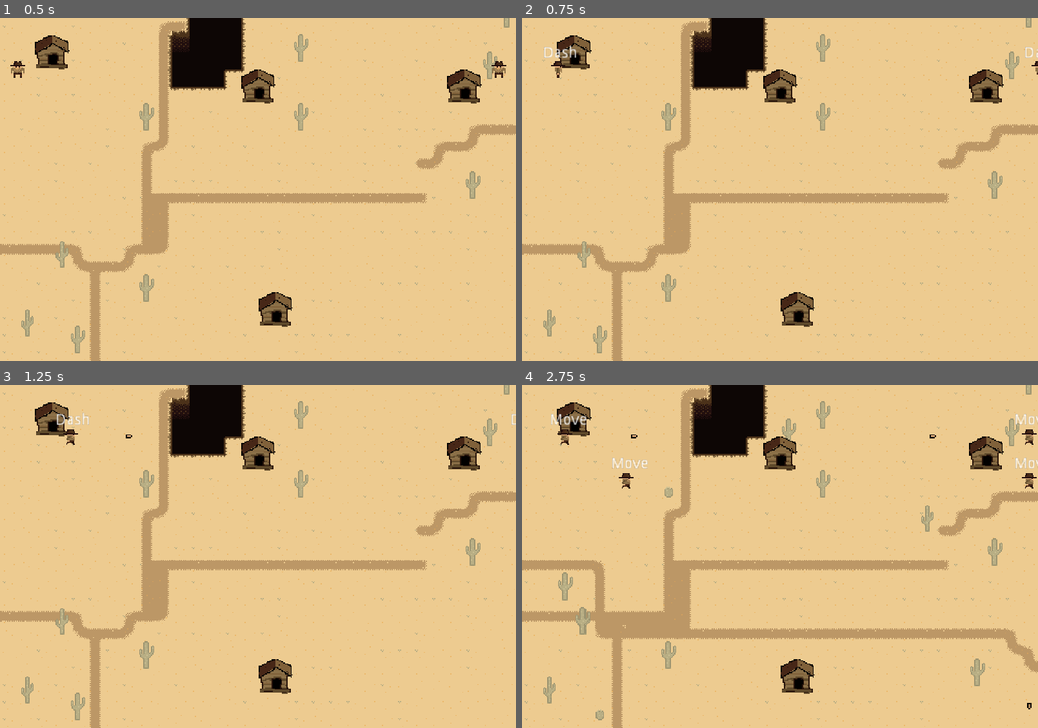
Above: before the commit, frames 1-4 (two rows, left to right).
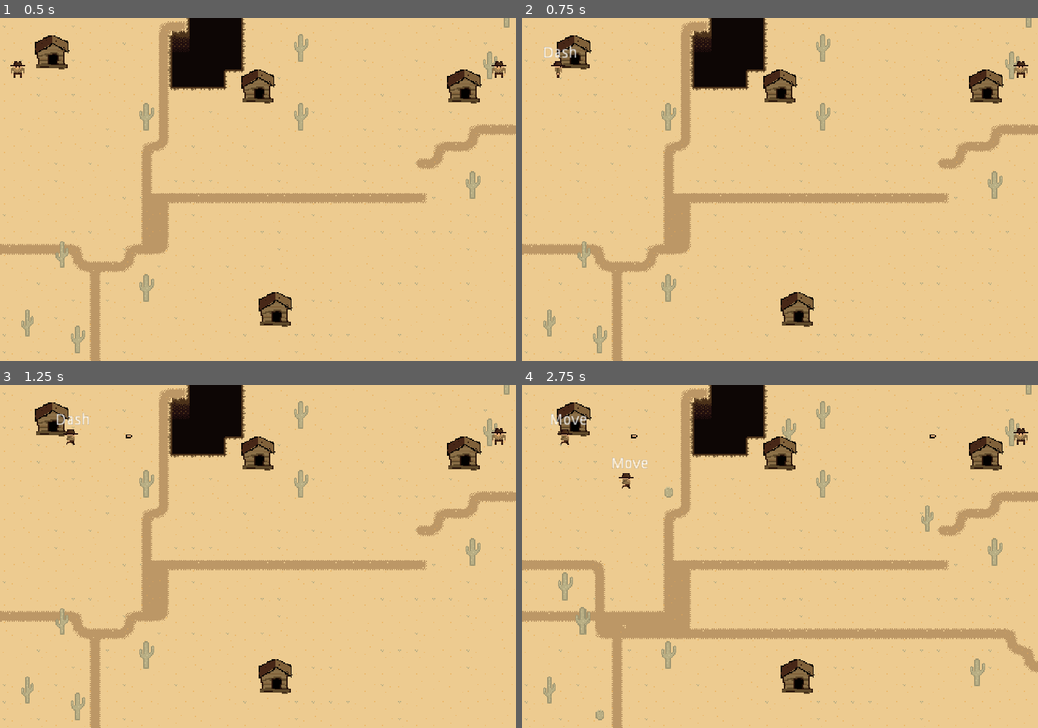
Above: after the commit, the same moments.

Repository: mikahimself/gun-fighters
Game: Godot game, scene res://scenes/World.tscn
The game is run twice, just before and just after one commit, with the same random seed, the same clock (stepped at 60 frames per second) and the same inputs.
Inputs:
- Up to frame 1 (0.5 s): no input
- Up to frame 2 (0.75 s): tap Enter at 0.5 s; hold Right (move_right, bound only before the commit) from 0.53 s (still down); hold M (move_dash, bound only before the commit) from 0.53 s (still down)
- Up to frame 3 (1.25 s): keep holding Right (move_right, bound only before the commit); keep holding M (move_dash, bound only before the commit); tap Space (shoot, bound only before the commit) at 0.8 s
- Up to frame 4 (2.75 s): release Right (move_right, bound only before the commit) at 1.28 s; release M (move_dash, bound only before the commit) at 1.28 s; hold Down (move_down, bound only before the commit) 1.28-2.03 s; tap Space (shoot, bound only before the commit) at 1.35, 2.3 s; tap M (move_dash, bound only before the commit) at 1.55 s; hold Right (move_right, bound only before the commit) from 2.03 s (still down); hold R (draw_roads) from 2.03 s (still down)

Frame 1 is identical in both runs. In frame 2, 0.1% of the frame differs, in the area x 95-100%, y 8-18%; in frame 3, 0.1%; in frame 4, 0.4%, in the area x 95-100%, y 8-95%.

Commit message:
Separate player controls in two player mode

Diff:
--- a/project.godot
+++ b/project.godot
@@ -43,32 +43,32 @@
 
 [input]
 
-move_right={
+move_right_1={
 "deadzone": 0.5,
 "events": [ Object(InputEventKey,"resource_local_to_scene":false,"resource_name":"","device":0,"alt":false,"shift":false,"control":false,"meta":false,"command":false,"pressed":false,"scancode":16777233,"unicode":0,"echo":false,"script":null)
  ]
 }
-move_left={
+move_left_1={
 "deadzone": 0.5,
 "events": [ Object(InputEventKey,"resource_local_to_scene":false,"resource_name":"","device":0,"alt":false,"shift":false,"control":false,"meta":false,"command":false,"pressed":false,"scancode":16777231,"unicode":0,"echo":false,"script":null)
  ]
 }
-move_up={
+move_up_1={
 "deadzone": 0.5,
 "events": [ Object(InputEventKey,"resource_local_to_scene":false,"resource_name":"","device":0,"alt":false,"shift":false,"control":false,"meta":false,"command":false,"pressed":false,"scancode":16777232,"unicode":0,"echo":false,"script":null)
  ]
 }
-move_down={
+move_down_1={
 "deadzone": 0.5,
 "events": [ Object(InputEventKey,"resource_local_to_scene":false,"resource_name":"","device":0,"alt":false,"shift":false,"control":false,"meta":false,"command":false,"pressed":false,"scancode":16777234,"unicode":0,"echo":false,"script":null)
  ]
 }
 simulate_damage={
 "deadzone": 0.5,
-"events": [ Object(InputEventKey,"resource_local_to_scene":false,"resource_name":"","device":0,"alt":false,"shift":false,"control":false,"meta":false,"command":false,"pressed":false,"scancode":49,"unicode":0,"echo":false,"script":null)
+"events": [ Object(InputEventKey,"resource_local_to_scene":false,"resource_name":"","device":0,"alt":false,"shift":false,"control":false,"meta":false,"command":false,"pressed":false,"scancode":89,"unicode":0,"echo":false,"script":null)
  ]
 }
-move_dash={
+move_dash_1={
 "deadzone": 0.5,
 "events": [ Object(InputEventKey,"resource_local_to_scene":false,"resource_name":"","device":0,"alt":false,"shift":false,"control":false,"meta":false,"command":false,"pressed":false,"scancode":77,"unicode":0,"echo":false,"script":null)
  ]
@@ -83,9 +83,39 @@
 "events": [ Object(InputEventKey,"resource_local_to_scene":false,"resource_name":"","device":0,"alt":false,"shift":false,"control":false,"meta":false,"command":false,"pressed":false,"scancode":84,"unicode":0,"echo":false,"script":null)
  ]
 }
-shoot={
+shoot_1={
 "deadzone": 0.5,
 "events": [ Object(InputEventKey,"resource_local_to_scene":false,"resource_name":"","device":0,"alt":false,"shift":false,"control":false,"meta":false,"command":false,"pressed":false,"scancode":32,"unicode":0,"echo":false,"script":null)
+ ]
+}
+move_right_2={
+"deadzone": 0.5,
+"events": [ Object(InputEventKey,"resource_local_to_scene":false,"resource_name":"","device":0,"alt":false,"shift":false,"control":false,"meta":false,"command":false,"pressed":false,"scancode":68,"unicode":0,"echo":false,"script":null)
+ ]
+}
+move_left_2={
+"deadzone": 0.5,
+"events": [ Object(InputEventKey,"resource_local_to_scene":false,"resource_name":"","device":0,"alt":false,"shift":false,"control":false,"meta":false,"command":false,"pressed":false,"scancode":65,"unicode":0,"echo":false,"script":null)
+ ]
+}
+move_up_2={
+"deadzone": 0.5,
+"events": [ Object(InputEventKey,"resource_local_to_scene":false,"resource_name":"","device":0,"alt":false,"shift":false,"control":false,"meta":false,"command":false,"pressed":false,"scancode":87,"unicode":0,"echo":false,"script":null)
+ ]
+}
+move_down_2={
+"deadzone": 0.5,
+"events": [ Object(InputEventKey,"resource_local_to_scene":false,"resource_name":"","device":0,"alt":false,"shift":false,"control":false,"meta":false,"command":false,"pressed":false,"scancode":83,"unicode":0,"echo":false,"script":null)
+ ]
+}
+move_dash_2={
+"deadzone": 0.5,
+"events": [ Object(InputEventKey,"resource_local_to_scene":false,"resource_name":"","device":0,"alt":false,"shift":false,"control":false,"meta":false,"command":false,"pressed":false,"scancode":92,"unicode":0,"echo":false,"script":null)
+ ]
+}
+shoot_2={
+"deadzone": 0.5,
+"events": [ Object(InputEventKey,"resource_local_to_scene":false,"resource_name":"","device":0,"alt":false,"shift":false,"control":false,"meta":false,"command":false,"pressed":false,"scancode":49,"unicode":0,"echo":false,"script":null)
  ]
 }
 
--- a/scripts/BulletSpawner.gd
+++ b/scripts/BulletSpawner.gd
@@ -4,7 +4,7 @@
 onready var world = get_node("/root/World")
 
 func _input(event):
-	if event.is_action_pressed("shoot"):
+	if event.is_action_pressed("shoot_%s" %owner.playerID):
 		fire(owner.facing)
 
 func fire(direction):
--- a/scripts/Motion.gd
+++ b/scripts/Motion.gd
@@ -6,6 +6,6 @@
 
 func get_input_direction():
 	var input_direction = Vector2()
-	input_direction.x = int(Input.is_action_pressed("move_right")) - int(Input.is_action_pressed("move_left"))
-	input_direction.y = int(Input.is_action_pressed("move_down")) - int(Input.is_action_pressed("move_up"))
+	input_direction.x = int(Input.is_action_pressed("move_right_%s" % owner.playerID)) - int(Input.is_action_pressed("move_left_%s" % owner.playerID))
+	input_direction.y = int(Input.is_action_pressed("move_down_%s" % owner.playerID)) - int(Input.is_action_pressed("move_up_%s" % owner.playerID))
 	return input_direction
--- a/scripts/Move.gd
+++ b/scripts/Move.gd
@@ -10,7 +10,7 @@
 		state_machine.transition_to("Idle")
 		return
 
-	if Input.is_action_pressed("move_dash") and owner.canDash:
+	if Input.is_action_pressed("move_dash_%s" % owner.playerID) and owner.canDash:
 		state_machine.transition_to("Dash");
 
 	owner.facing = input_direction
--- a/scripts/Player.gd
+++ b/scripts/Player.gd
@@ -4,6 +4,7 @@
 var max_speed = 35
 var dash_speed = 100
 var speed = 0
+var playerID = 0;
 var facing := Vector2(1, 0)
 var previous_direction: Vector2
 var acceleration = 0.5
--- a/scripts/World.gd
+++ b/scripts/World.gd
@@ -203,13 +203,13 @@
 	var end_x = (map_size.x / 2) - 3 if id == 1 else (map_size.x + 3)
 
 	plr = player.instance()
+	plr.playerID = id
 	var foundPosition = false
 
 	for x in range(start_x, end_x):
 		for y in range(4, map_size.y):
 			if sand_map.get_cell(x, y) == 0 and check_surroundings(x, y):
 				if (id == 2):
-					print("starttipos")
 					#var plr_path = nav2d.get_simple_path(Vector2(start_positions[0].x, start_positions[0].y), sand_map.map_to_world(Vector2(x, y)), true)
 					var plr_path = nav2d.get_simple_path(Vector2(start_positions[0].x, start_positions[0].y), sand_map.map_to_world(Vector2(x, y)), false)
 					print("polku: ", plr_path.size())
--- a/tilemap/tileset_sand.tres
+++ b/tilemap/tileset_sand.tres
@@ -198,90 +198,90 @@
 vertices = PoolVector2Array( 8, 8, 0, 8, 0, 0, 8, 0 )
 polygons = [ PoolIntArray( 0, 1, 2, 3 ) ]
 
-[sub_resource type="NavigationPolygon" id=76]
+[sub_resource type="NavigationPolygon" id=50]
 vertices = PoolVector2Array( 16, 16, 1, 16, 1, 0, 16, 0 )
 polygons = [ PoolIntArray( 0, 1, 2, 3 ) ]
 
-[sub_resource type="NavigationPolygon" id=77]
-vertices = PoolVector2Array( 16, 16, 0, 16, 0, 0, 16, 0 )
-polygons = [ PoolIntArray( 0, 1, 2, 3 ) ]
-
-[sub_resource type="ConvexPolygonShape2D" id=50]
-points = PoolVector2Array( 16, 16, 0, 16, 0, 13, 16, 13 )
-
-[sub_resource type="ConvexPolygonShape2D" id=51]
-points = PoolVector2Array( 16, 16, 0, 16, 0, 13, 16, 13 )
+[sub_resource type="NavigationPolygon" id=51]
+vertices = PoolVector2Array( 16, 16, 0, 16, 0, 0, 16, 0 )
+polygons = [ PoolIntArray( 0, 1, 2, 3 ) ]
 
 [sub_resource type="ConvexPolygonShape2D" id=52]
 points = PoolVector2Array( 16, 16, 0, 16, 0, 13, 16, 13 )
 
 [sub_resource type="ConvexPolygonShape2D" id=53]
+points = PoolVector2Array( 16, 16, 0, 16, 0, 13, 16, 13 )
+
+[sub_resource type="ConvexPolygonShape2D" id=54]
+points = PoolVector2Array( 16, 16, 0, 16, 0, 13, 16, 13 )
+
+[sub_resource type="ConvexPolygonShape2D" id=55]
 points = PoolVector2Array( 16, 0, 16, 3, 3, 3, 3, 16, 0, 16, 0, 0 )
 
-[sub_resource type="ConvexPolygonShape2D" id=54]
+[sub_resource type="ConvexPolygonShape2D" id=56]
 points = PoolVector2Array( 0, 0, 16, 0, 16, 16, 13, 16, 13, 3, 0, 3 )
 
-[sub_resource type="ConvexPolygonShape2D" id=55]
+[sub_resource type="ConvexPolygonShape2D" id=57]
 points = PoolVector2Array( 0, 13, 13, 13, 13, 9, 13, 0, 16, 0, 16, 16, 0, 16 )
 
-[sub_resource type="ConvexPolygonShape2D" id=56]
+[sub_resource type="ConvexPolygonShape2D" id=58]
 points = PoolVector2Array( 0, 0, 3, 0, 3, 16, 0, 16 )
 
-[sub_resource type="ConvexPolygonShape2D" id=57]
+[sub_resource type="ConvexPolygonShape2D" id=59]
 points = PoolVector2Array( 16, 16, 13, 16, 13, 0, 16, 0 )
-
-[sub_resource type="ConvexPolygonShape2D" id=58]
-points = PoolVector2Array( 16, 3, 0, 3, 0, 0, 16, 0 )
-
-[sub_resource type="ConvexPolygonShape2D" id=59]
-points = PoolVector2Array( 16, 3, 0, 3, 0, 0, 16, 0 )
 
 [sub_resource type="ConvexPolygonShape2D" id=60]
 points = PoolVector2Array( 16, 3, 0, 3, 0, 0, 16, 0 )
 
 [sub_resource type="ConvexPolygonShape2D" id=61]
+points = PoolVector2Array( 16, 3, 0, 3, 0, 0, 16, 0 )
+
+[sub_resource type="ConvexPolygonShape2D" id=62]
+points = PoolVector2Array( 16, 3, 0, 3, 0, 0, 16, 0 )
+
+[sub_resource type="ConvexPolygonShape2D" id=63]
 points = PoolVector2Array( 0, 0, 16, 0, 16, 3, 3, 3, 3, 16, 0, 16 )
 
-[sub_resource type="ConvexPolygonShape2D" id=62]
+[sub_resource type="ConvexPolygonShape2D" id=64]
 points = PoolVector2Array( 0, 0, 16, 0, 16, 16, 13, 16, 13, 3, 0, 3 )
 
-[sub_resource type="ConvexPolygonShape2D" id=63]
+[sub_resource type="ConvexPolygonShape2D" id=65]
 points = PoolVector2Array( 0, 0, 3, 0, 3, 13, 16, 13, 16, 16, 0, 16 )
 
-[sub_resource type="ConvexPolygonShape2D" id=64]
+[sub_resource type="ConvexPolygonShape2D" id=66]
 points = PoolVector2Array( 0, 13, 13, 13, 13, 0, 16, 0, 16, 16, 0, 16 )
 
-[sub_resource type="ConvexPolygonShape2D" id=65]
+[sub_resource type="ConvexPolygonShape2D" id=67]
 points = PoolVector2Array( 0, 0, 3, 0, 3, 13, 16, 13, 16, 15, 16, 16, 0, 16 )
 
-[sub_resource type="ConvexPolygonShape2D" id=66]
+[sub_resource type="ConvexPolygonShape2D" id=68]
 points = PoolVector2Array( 15, 3, 3, 3, 3, 13, 16, 13, 16, 16, 0, 16, 0, 0, 16, 0, 16, 3 )
 
-[sub_resource type="ConvexPolygonShape2D" id=67]
+[sub_resource type="ConvexPolygonShape2D" id=69]
 points = PoolVector2Array( 3, 13, 13, 13, 13, 0, 16, 0, 16, 16, 0, 16, 0, 0, 3, 0 )
 
-[sub_resource type="ConvexPolygonShape2D" id=68]
+[sub_resource type="ConvexPolygonShape2D" id=70]
 points = PoolVector2Array( 0, 0, 16, 0, 16, 3, 0, 3 )
 
-[sub_resource type="ConvexPolygonShape2D" id=69]
+[sub_resource type="ConvexPolygonShape2D" id=71]
 points = PoolVector2Array( 0, 13, 0, 13, 16, 13, 16, 16, 0, 16 )
 
-[sub_resource type="ConvexPolygonShape2D" id=70]
+[sub_resource type="ConvexPolygonShape2D" id=72]
 points = PoolVector2Array( 16, 3, 0, 3, 0, 0, 16, 0 )
 
-[sub_resource type="ConvexPolygonShape2D" id=71]
+[sub_resource type="ConvexPolygonShape2D" id=73]
 points = PoolVector2Array( 0, 0, 16, 0, 16, 16, 0, 16, 0, 13, 13, 13, 13, 3, 0, 3 )
-
-[sub_resource type="ConvexPolygonShape2D" id=72]
-points = PoolVector2Array( 3, 16, 0, 16, 0, 0, 3, 0 )
-
-[sub_resource type="ConvexPolygonShape2D" id=73]
-points = PoolVector2Array( 16, 16, 13, 16, 13, 0, 16, 0 )
 
 [sub_resource type="ConvexPolygonShape2D" id=74]
 points = PoolVector2Array( 3, 16, 0, 16, 0, 0, 3, 0 )
 
 [sub_resource type="ConvexPolygonShape2D" id=75]
+points = PoolVector2Array( 16, 16, 13, 16, 13, 0, 16, 0 )
+
+[sub_resource type="ConvexPolygonShape2D" id=76]
+points = PoolVector2Array( 3, 16, 0, 16, 0, 0, 3, 0 )
+
+[sub_resource type="ConvexPolygonShape2D" id=77]
 points = PoolVector2Array( 15, 31, 5, 31, 5, 26, 15, 26 )
 
 [resource]
Not shown: 2 places in tilemap/tileset_sand.tres that only renumber resources
